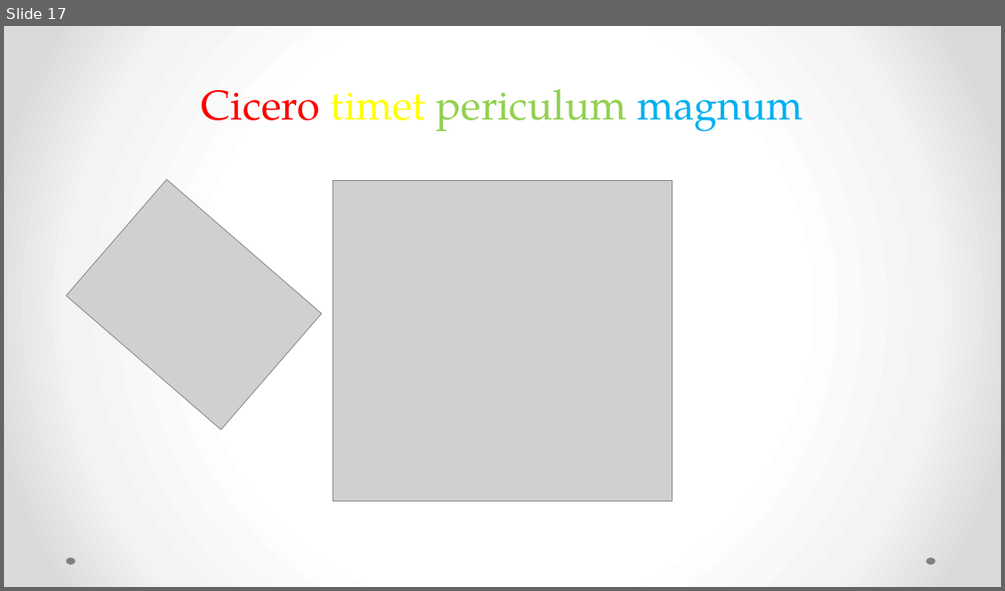
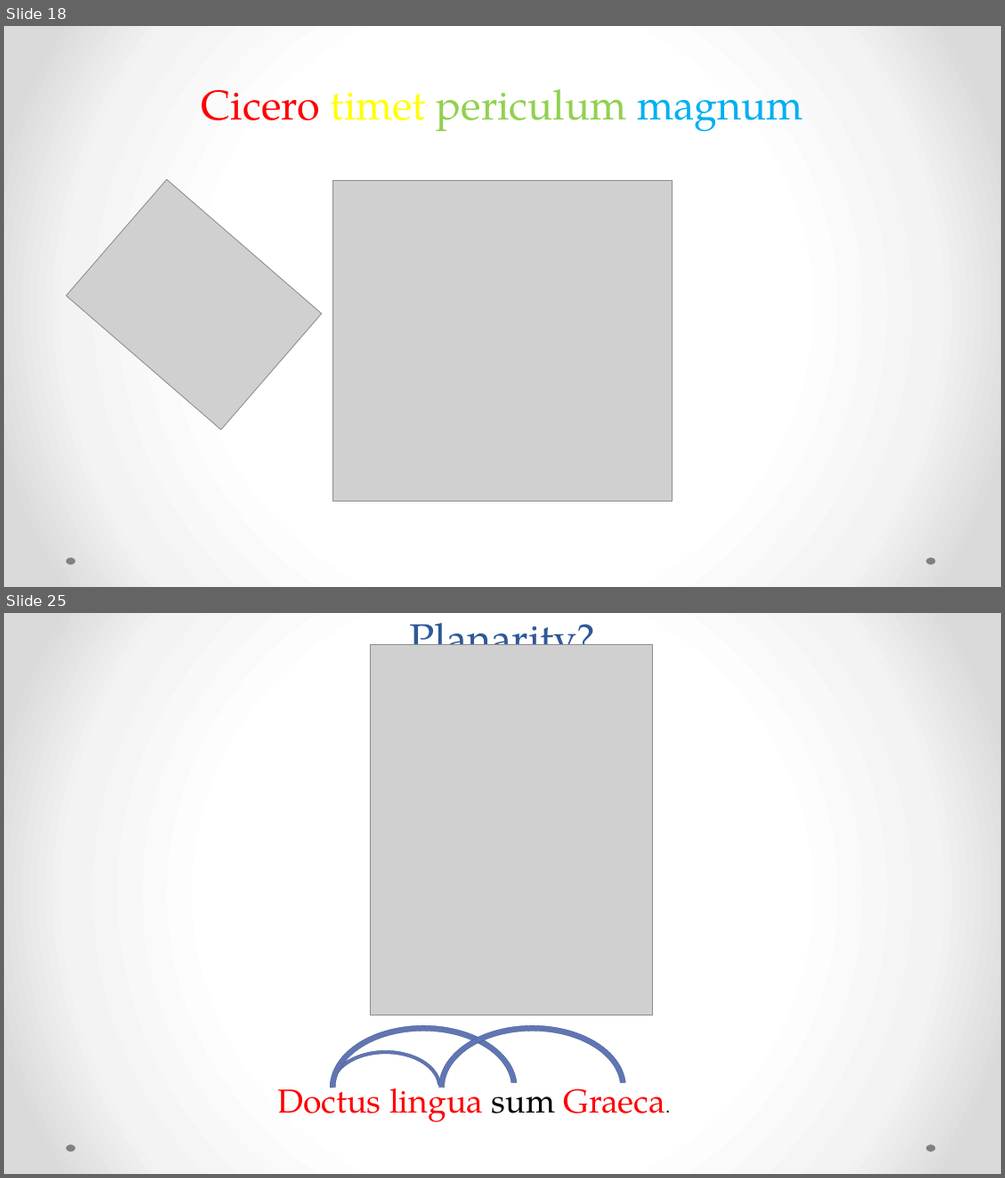
Before and after one commit to rgorman/syntacto_stylistics, a slide deck: Presentations/CAMWS_2016/Gorman_camws_2016.pptx. Shown one above the other, each under a label of ours: slide 17 before the commit, slides 18 and 25 after it; the slides between them are not shown. The pictures are 1005x591 and 1005x1178 pixels, drawn with LibreOffice and Linux fonts; fonts in the diff are those of the drawing; grey boxes stand for pictures. Boxes give left, top, right and bottom in pixels: in the first picture for what was removed or moved away, otherwise in the second. Text is boxed around its words. In the diff, an @@ line names an element or a change of style, - is before the commit and + after.

```diff
--- a/Presentations/CAMWS_2016/Gorman_camws_2016.pptx
+++ b/Presentations/CAMWS_2016/Gorman_camws_2016.pptx
@@ slide 25 added at [4,613,1001,1174], background gradient #FFFFFF to #F4F4F4 to #DADADA; not listed: 2 template elements that a slide beside it also shows @@
@@ title added at [409,613,595,645], 40 pt, text #2F5897 @@
+Planarity?
@@ picture added at [370,644,652,1014] @@
@@ arch (boxed as its full ring) added at [330,1025,517,1149], fill #6076B4, outline #475785 0.25 pt @@
@@ arch (boxed as its full ring) added at [439,1025,626,1149], fill #6076B4, outline #475785 0.25 pt @@
@@ arch (boxed as its full ring) added at [330,1051,442,1125], fill #6076B4, outline #475785 0.25 pt @@
@@ text added at [277,1078,665,1122], 32 pt, text #FF0000 @@
+Doctus lingua sum Graeca.
@@ what was slide 17 is now slide 18 @@
```
Also in this commit, not shown: 1 slide changed, 7 other slides added, 7 slides removed, 3 other files.
